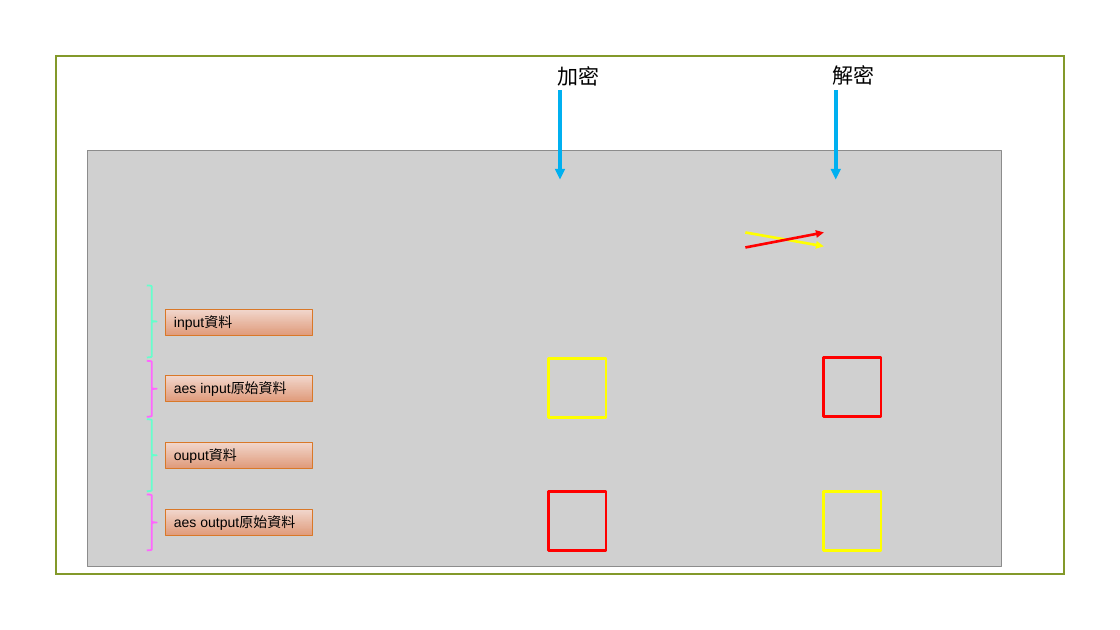
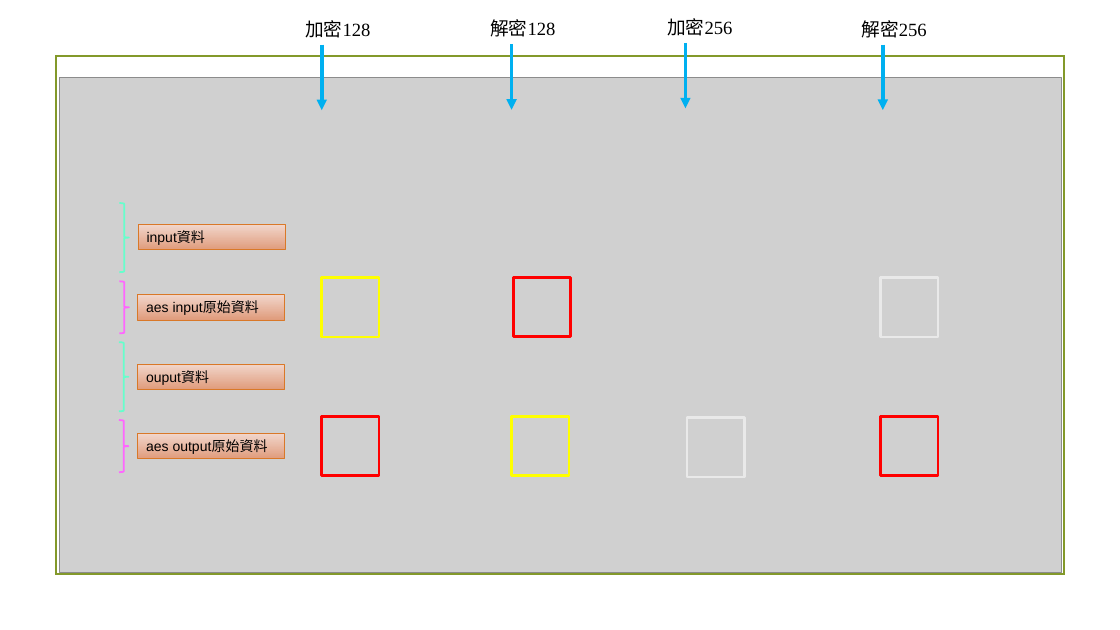
Before and after one commit to Justina0331/rs232_AES, a slide deck: slide 14 of rs232.pptx (slide 16 before the commit). Drawn at 1120x630 pixels with LibreOffice and Linux fonts; fonts in the diff are those of the drawing; grey boxes stand for pictures; background and template pictures are left out. Boxes give left, top, right and bottom in pixels: in the first picture for what was removed or moved away, otherwise in the second. Text is boxed around its words. In the diff, an @@ line names an element or a change of style, - is before the commit and + after.

```diff
--- a/rs232.pptx
+++ b/rs232.pptx
@@ text at (x1=305, y1=20, x2=370, y2=38): text changed; size 18 to 16 pt @@
-加密
+加密128
@@ text at (x1=490, y1=19, x2=555, y2=37): text changed; size 18 to 16 pt @@
-解密
+解密128
@@ text added at (x1=667, y1=18, x2=732, y2=36), 16 pt, text #000000 @@
+加密256
@@ text added at (x1=862, y1=20, x2=927, y2=38), 16 pt, text #000000 @@
+解密256
@@ arrow moved from (560, 90) - (560, 180) to (322, 45) - (322, 110) @@
@@ arrow moved from (836, 90) - (836, 180) to (512, 45) - (512, 110) @@
@@ arrow added from (686, 43) to (686, 108), #00B0F0 3 pt @@
@@ arrow added from (883, 45) to (883, 110), #00B0F0 3 pt @@
@@ picture resized from (x1=87, y1=150, x2=1002, y2=567) to (x1=60, y1=77, x2=1061, y2=572) @@
@@ right brace moved from (x1=147, y1=286, x2=157, y2=358) to (x1=119, y1=203, x2=129, y2=272) @@
@@ rectangle "input資料" moved from (x1=166, y1=310, x2=313, y2=335) to (x1=139, y1=224, x2=286, y2=250) @@
@@ arrow removed from (745, 233) to (824, 246) @@
@@ arrow removed from (745, 248) to (824, 233) @@
@@ right brace resized from (x1=147, y1=361, x2=157, y2=418) to (x1=119, y1=281, x2=129, y2=334) @@
@@ rectangle "aes input原始資料" moved from (x1=166, y1=376, x2=313, y2=401) to (x1=138, y1=295, x2=285, y2=320) @@
@@ rectangle moved from (x1=549, y1=359, x2=606, y2=418) to (x1=322, y1=278, x2=379, y2=337) @@
@@ rectangle moved from (x1=824, y1=358, x2=881, y2=417) to (x1=513, y1=277, x2=571, y2=336) @@
@@ rectangle added at (x1=881, y1=278, x2=939, y2=337), outline #E9E9E9 2.25 pt @@
@@ right brace resized from (x1=147, y1=419, x2=157, y2=492) to (x1=119, y1=342, x2=129, y2=411) @@
@@ rectangle "ouput資料" moved from (x1=166, y1=443, x2=313, y2=468) to (x1=138, y1=364, x2=285, y2=389) @@
@@ rectangle moved from (x1=549, y1=492, x2=606, y2=550) to (x1=322, y1=417, x2=379, y2=476) @@
@@ rectangle moved from (x1=824, y1=492, x2=881, y2=550) to (x1=512, y1=417, x2=569, y2=476) @@
@@ rectangle added at (x1=687, y1=418, x2=744, y2=476), outline #E9E9E9 2.25 pt @@
@@ rectangle added at (x1=881, y1=417, x2=939, y2=476), outline #FF0000 2.25 pt @@
@@ right brace resized from (x1=147, y1=495, x2=157, y2=551) to (x1=119, y1=420, x2=129, y2=472) @@
@@ rectangle "aes output原始資料" moved from (x1=166, y1=510, x2=313, y2=535) to (x1=138, y1=434, x2=285, y2=459) @@
```
Also in this commit, not shown: 1 other slide changed, 1 slide added, 3 slides removed, 2 other files.
